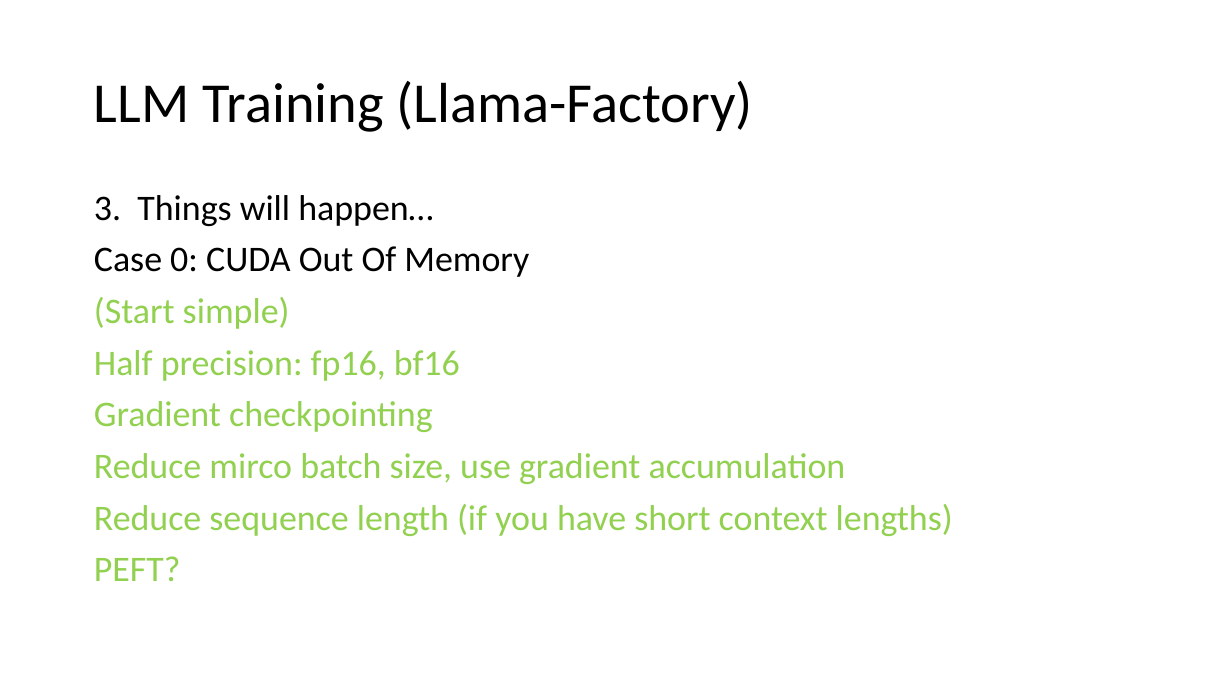
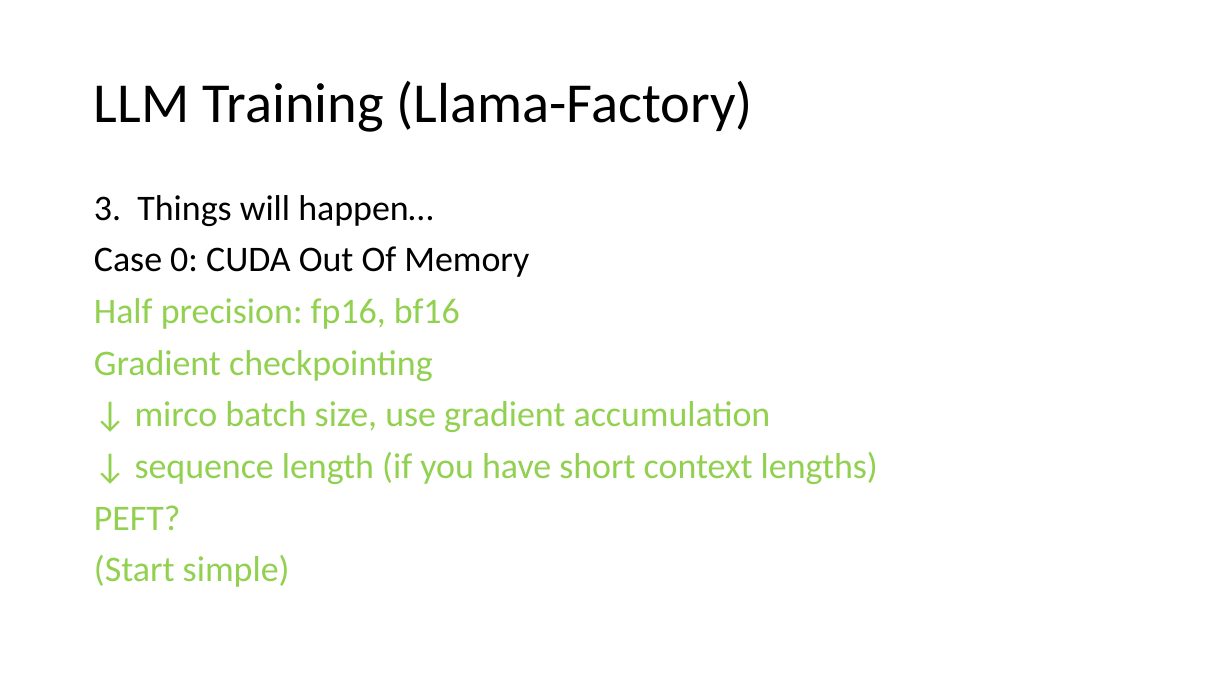
Before and after one commit to Chord-Chen-30/ShanghaiTech-NLP-Lecture-S26, a slide deck: slide 18 of llm_engineering.pptx (slide 17 before the commit). Drawn at 1232x693 pixels with LibreOffice and Linux fonts; fonts in the diff are those of the drawing. Boxes give left, top, right and bottom in pixels: in the first picture for what was removed or moved away, otherwise in the second. Text is boxed around its words. In the diff, an @@ line names an element or a change of style, - is before the commit and + after.

Commit message:
update slide

```diff
--- a/llm_engineering.pptx
+++ b/llm_engineering.pptx
@@ text at <box>94,297,290,329</box>: paragraph removed @@
-(Start simple)
@@ text at <box>135,401,878,484</box>: text changed @@
-Reduce mirco batch size, use gradient accumulation
-Reduce sequence length (if you have short context lengths)
+↓ mirco batch size, use gradient accumulation
+↓ sequence length (if you have short context lengths)
@@ text at <box>94,555,290,587</box>: paragraph added @@
+(Start simple)
```
Also in this commit, not shown: 17 other slides changed, 1 slide added.
